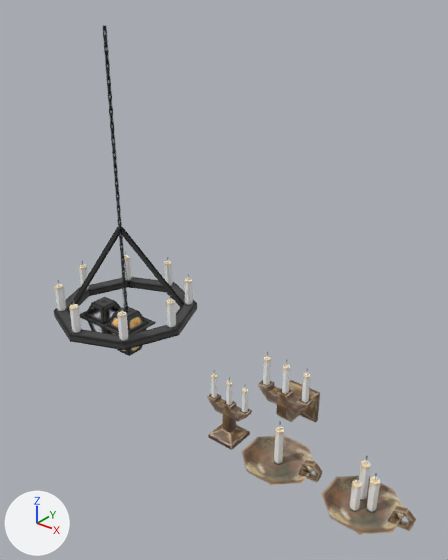
Before and after pictures for a commit that changed the FBX model Environment/Models/PropsLights_Meshes.fbx.
Camera for both pictures: a 50 mm camera at (4.71, -4.13, 4.39) aimed at (1.31, 0.12, 1.75). Arrows for +X, +Y and +Z are at lower left; the lights stay in place. The picture after the commit comes second. Where no turn or scale is listed for an object, it has been applied to the vertices.

In view in the first picture: 'cande1', 'candleSingle_Plate', 'candleTriple_Plate', 'candleTriple_Stand', 'candleTriple_Wall', 'candles', 'chainLong', 'chandelierFrameShape', 'handle', 'handle.001', 'lanternLit', 'lanternUnlit', 'litMesh' and 1 more.
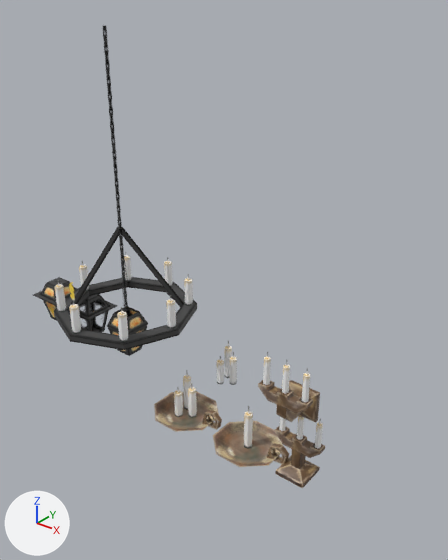
Where the newer file only moved an object's origin or applied its transform, the numbers keep the older frame.

Pixel boxes (x1, y1, x2, y2) of what changed, in the pictures (448 x 560 px):
'candleTriple_Plate', reshaped, moved (18% narrower): before (321, 475, 404, 535); after (154, 370, 222, 432)
'candleSingle_Plate', moved: before (241, 435, 315, 485); after (213, 406, 289, 467)
'candleTriple_Stand', moved: before (208, 370, 252, 450); after (275, 415, 325, 488)
'lanternUnlit', moved: before (80, 297, 121, 334); after (79, 294, 117, 332)
'candles', deleted: before (350, 455, 380, 513)
'lanternLit', moved: before (103, 307, 156, 335); after (33, 277, 78, 321)
'candlesTriple', added: after (217, 340, 237, 385)
'handle.001', deleted: before (387, 506, 416, 531)
'cande1', moved (not visible afterwards): before (274, 421, 284, 465)
'handle', deleted: before (298, 460, 323, 483)
'candleFlame', added: after (69, 282, 75, 300)

The change, as a list of edits to the scene's bpy script:
```text
Change me_mesh_007:
    used by ob_candletriple_plate; location = (3.05, 0.0, 0.0)
    remove me_mesh_007.from_pydata(...)  # 17 vertices, 16 faces; spans x -0.36..0.36, y -0.342..0.342, z 0.0..0.038
    add me_mesh_007.from_pydata(...)  # 90 vertices, 67 faces; spans x -0.36..0.486, y -0.342..0.342, z 0.005..0.511
    me_mesh_007 part 1: 17 vertices removed from x -0.36..0.36, y -0.342..0.342, z 0.0..0.038; 90 vertices added at x -0.36..0.486, y -0.342..0.342, z 0.005..0.511
Add me_mesh_003_1:
    me_mesh_003_1.from_pydata(...)  # 63 vertices, 42 faces; spans x -0.115..0.115, y -0.121..0.121, z 0.0..0.506
    me_mesh_003_1.materials.append(mat_propsbasic_mat)  # picture img_propsbasic_albedo_png
Add me_mesh_001_1:
    me_mesh_001_1.from_pydata(...)  # 4 vertices, 1 face; spans x -0.044..0.044, y 0.0, z 0.0..0.241
    me_mesh_001_1.materials.append(mat_propsbasic_mat)  # picture img_propsbasic_albedo_png
Change ob_candletriple_plate:
    ob_candletriple_plate.location: (3.05, 0.0, 0.0) -> (0.87, 0.0, 0.0)
Change ob_lanternlit:
    ob_lanternlit.location: (0.0, 0.0, 1.0) -> (-1.23, 0.0, 1.0)
Remove ob_handle:
    ob_handle = bpy.data.objects.new('handle', me_mesh_006)
    ob_handle.location = (2.47, 0.0, 0.038)
Change ob_cande1:
    ob_cande1.location: (2.11, 0.0, 0.0) -> (1.71, 0.715, 0.0)
Change ob_lanternunlit:
    ob_lanternunlit.location: (-0.38, 0.0, 1.0) -> (-0.65, 0.0, 1.0)
Change ob_candletriple_stand:
    ob_candletriple_stand.location: (1.48, 0.0, 0.0) -> (2.34, 0.0, 0.0)
Change ob_candlesingle_plate:
    ob_candlesingle_plate.location: (2.11, 0.0, 0.0) -> (1.73, 0.0, 0.0)
Remove ob_candles:
    ob_candles = bpy.data.objects.new('candles', me_mesh_009)
    ob_candles.location = (3.06, 0.012, 0.253)
Remove ob_handle_001:
    ob_handle_001 = bpy.data.objects.new('handle.001', me_mesh_008)
    ob_handle_001.location = (3.41, 0.0, 0.038)
Add ob_candlestriple:
    ob_candlestriple = bpy.data.objects.new('candlesTriple', me_mesh_003_1)
    ob_candlestriple.location = (0.849, 0.787, 0.0)
Add ob_candleflame:
    ob_candleflame = bpy.data.objects.new('candleFlame', me_mesh_001_1)
    ob_candleflame.location = (0.0, -0.699, 1.436)
```
